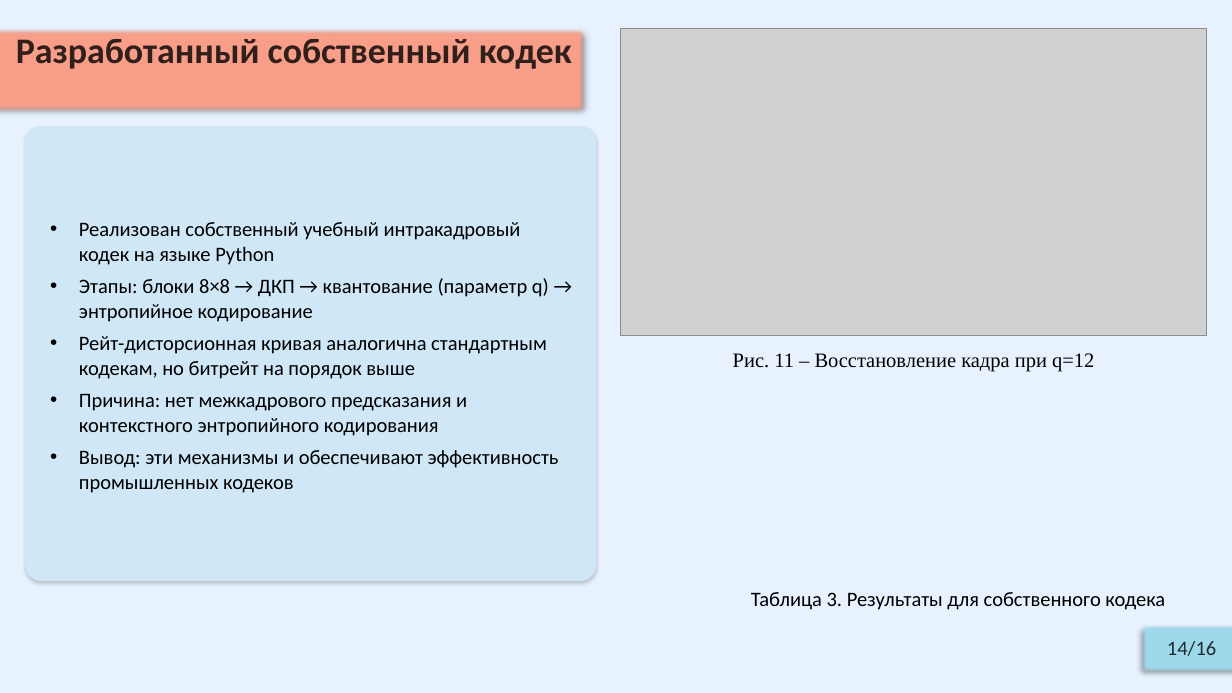
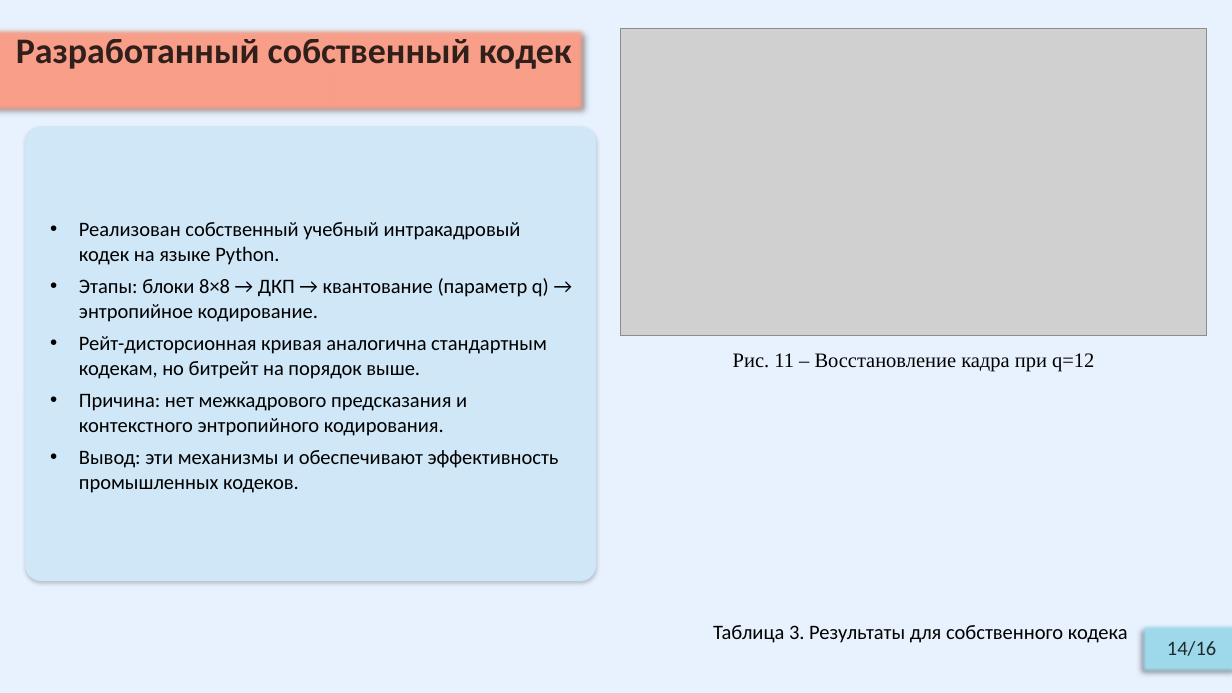
Before and after one commit to Relax-FM/Diploma, a slide deck: slide 13 of master/Diploma/presentation/OnyushevA_RK6-41M_v2.pptx (slide 14 before the commit). Drawn at 1232x693 pixels with LibreOffice and Linux fonts; fonts in the diff are those of the drawing; grey boxes stand for pictures. Boxes give left, top, right and bottom in pixels: in the first picture for what was removed or moved away, otherwise in the second. Text is boxed around its words. In the diff, an @@ line names an element or a change of style, - is before the commit and + after.

Commit message:
FIX: presentation

```diff
--- a/master/Diploma/presentation/OnyushevA_RK6-41M_v2.pptx
+++ b/master/Diploma/presentation/OnyushevA_RK6-41M_v2.pptx
@@ text in rounded rectangle at [79, 222, 559, 493]: text changed @@
-• Реализован собственный учебный интракадровый кодек на языке Python
-• Этапы: блоки 8×8 → ДКП → квантование (параметр q) → энтропийное кодирование
-• Рейт-дисторсионная кривая аналогична стандартным кодекам, но битрейт на порядок выше
-• Причина: нет межкадрового предсказания и контекстного энтропийного кодирования
-• Вывод: эти механизмы и обеспечивают эффективность промышленных кодеков
+• Реализован собственный учебный интракадровый кодек на языке Python.
+• Этапы: блоки 8×8 → ДКП → квантование (параметр q) → энтропийное кодирование.
+• Рейт-дисторсионная кривая аналогична стандартным кодекам, но битрейт на порядок выше.
+• Причина: нет межкадрового предсказания и контекстного энтропийного кодирования.
+• Вывод: эти механизмы и обеспечивают эффективность промышленных кодеков.
@@ text "Таблица 3. Результаты для собственного ...": place and size @@
-text "Таблица 3. Результаты для собственного ..." at [751, 592, 1165, 610]
+text "Таблица 3. Результаты для собственного ..." at [713, 625, 1128, 643]
```
Also in this commit, not shown: 2 other slides changed.
